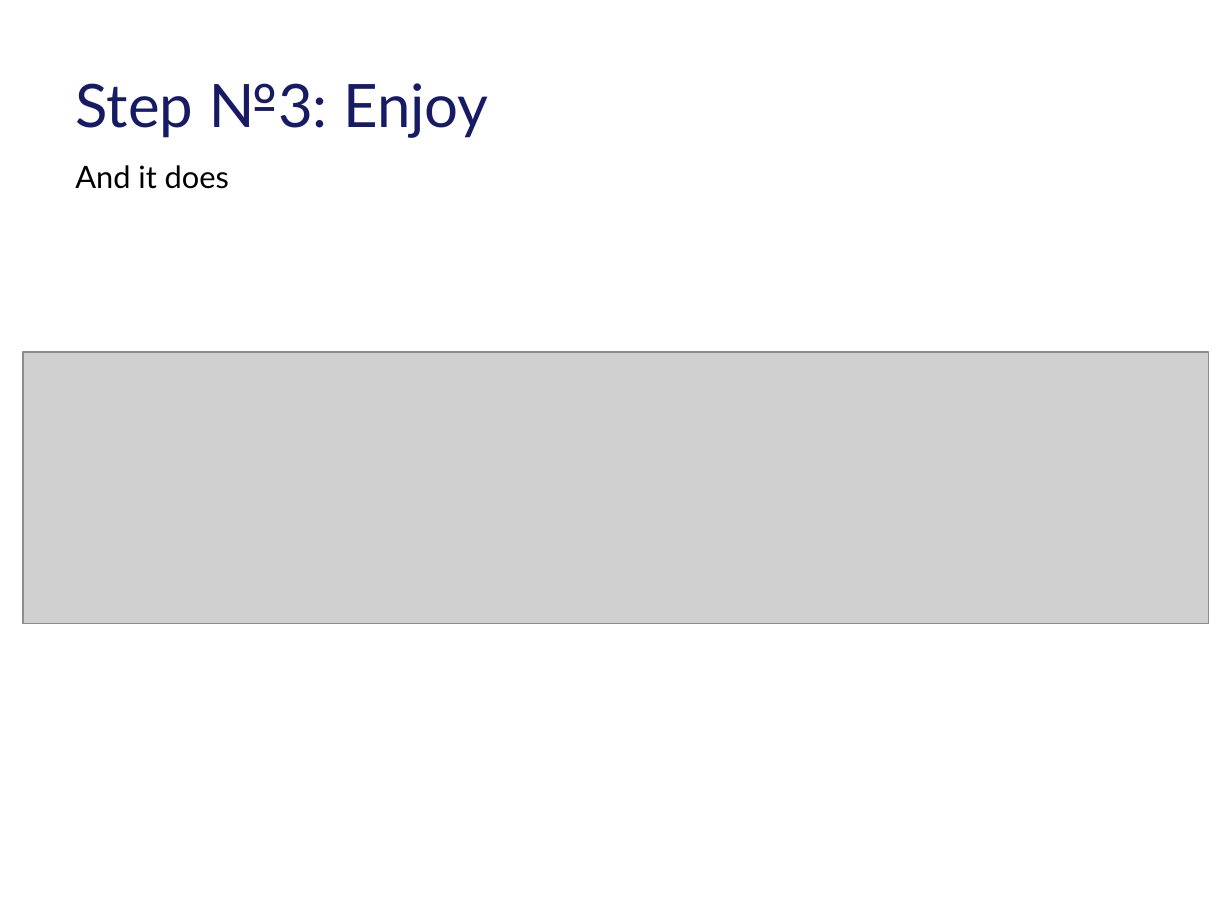
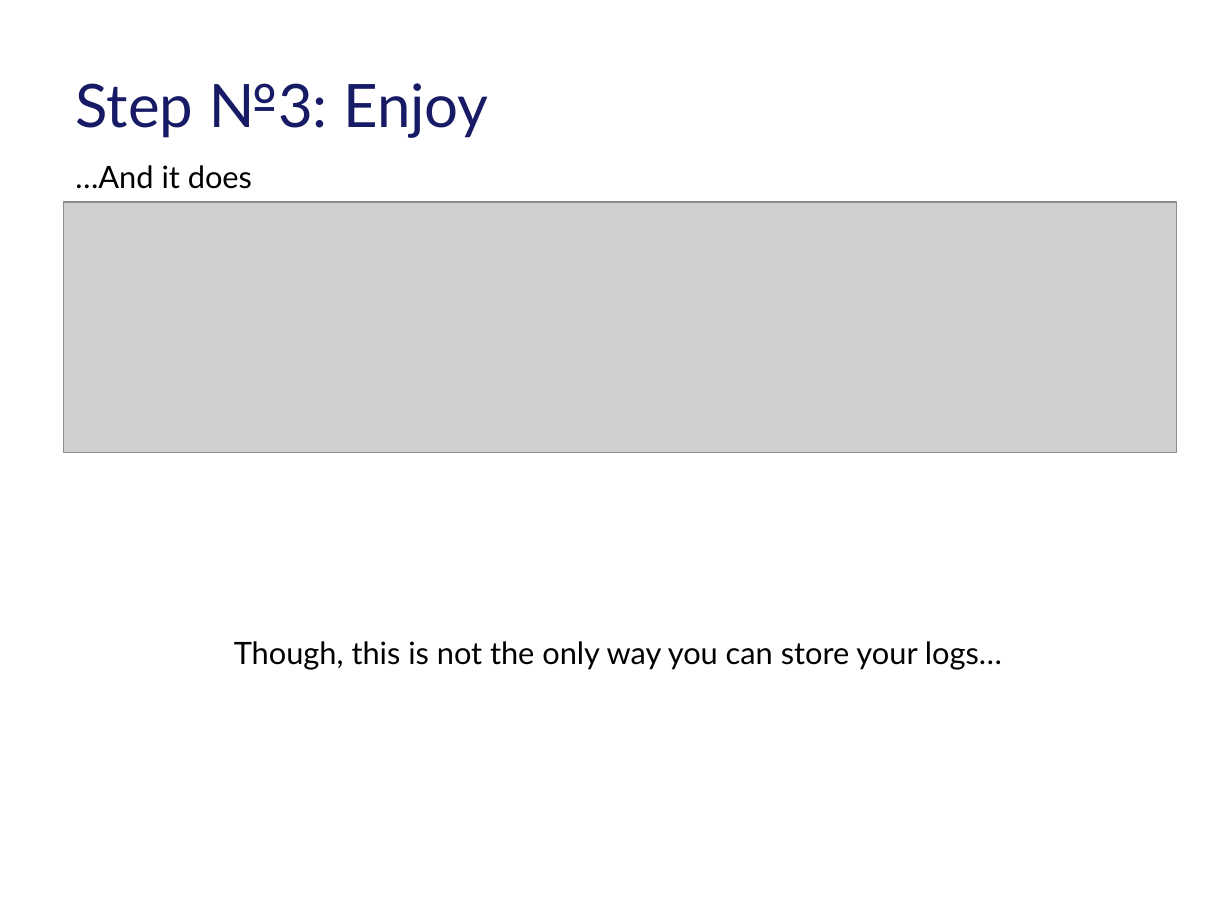
Before and after one commit to tarasiscom/Lv-273, a slide deck: slide 17 of education/Exception_Handling_In_Core_Puhach_Ivan.pptx. Drawn at 1232x924 pixels with LibreOffice and Linux fonts; fonts in the diff are those of the drawing; grey boxes stand for pictures; background and template pictures are left out. Boxes give left, top, right and bottom in pixels: in the first picture for what was removed or moved away, otherwise in the second. Text is boxed around its words. In the diff, an @@ line names an element or a change of style, - is before the commit and + after.

```diff
--- a/education/Exception_Handling_In_Core_Puhach_Ivan.pptx
+++ b/education/Exception_Handling_In_Core_Puhach_Ivan.pptx
@@ text at (x1=75, y1=165, x2=252, y2=189): text changed @@
-And it does
+…And it does
@@ picture resized from (x1=23, y1=352, x2=1209, y2=623) to (x1=63, y1=202, x2=1177, y2=453) @@
@@ text added at (x1=234, y1=641, x2=1002, y2=670), 18 pt, text #000000 @@
+Though, this is not the only way you can store your logs…
```
Also in this commit, not shown: 5 other slides changed, 1 slide added, 3 other files.
